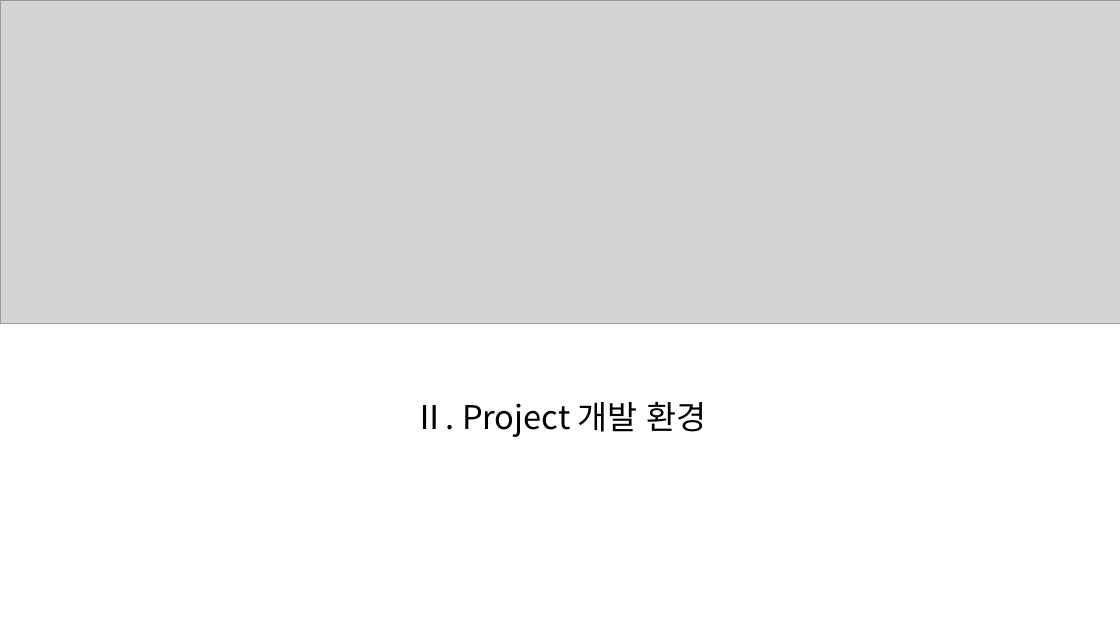
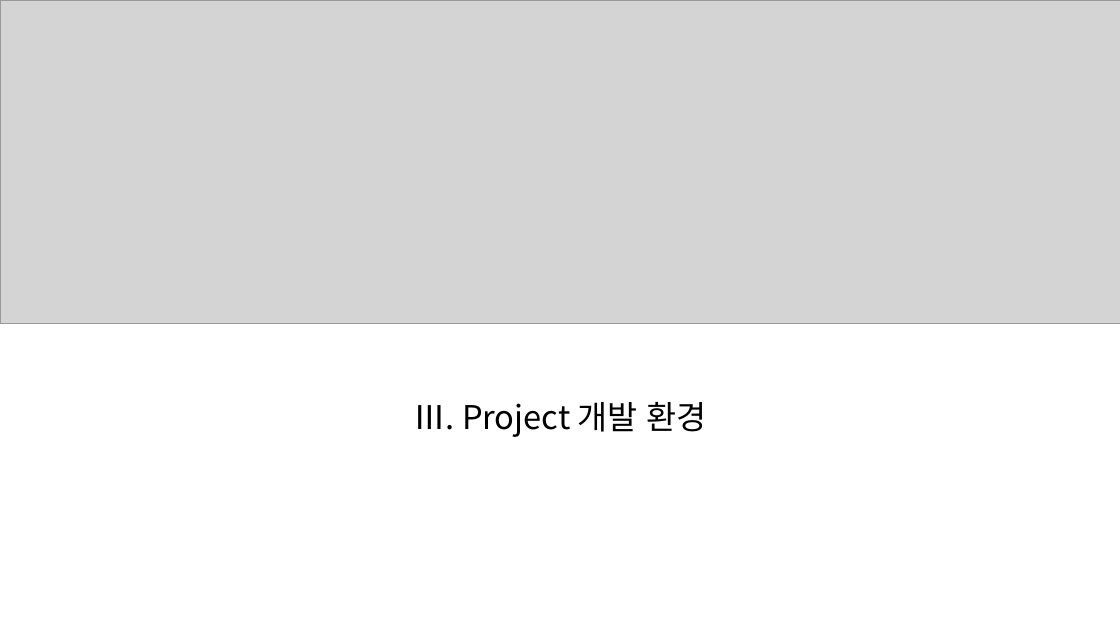
Before and after one commit to hakGuenLee/TeamProject, a slide deck: slide 7 of 문서모음/MiniMall Portfolio.pptx (slide 6 before the commit). Drawn at 1120x630 pixels with LibreOffice and Linux fonts; fonts in the diff are those of the drawing; grey boxes stand for pictures. Boxes give left, top, right and bottom in pixels: in the first picture for what was removed or moved away, otherwise in the second. Text is boxed around its words. In the diff, an @@ line names an element or a change of style, - is before the commit and + after.

```diff
--- a/문서모음/MiniMall Portfolio.pptx
+++ b/문서모음/MiniMall Portfolio.pptx
@@ text at bbox=[413, 402, 707, 437]: text changed @@
-Ⅱ. Project 개발 환경
+Ⅲ. Project 개발 환경
```
Also in this commit, not shown: 9 other slides changed, 3 slides added, 1 slide removed, 1 other file.
